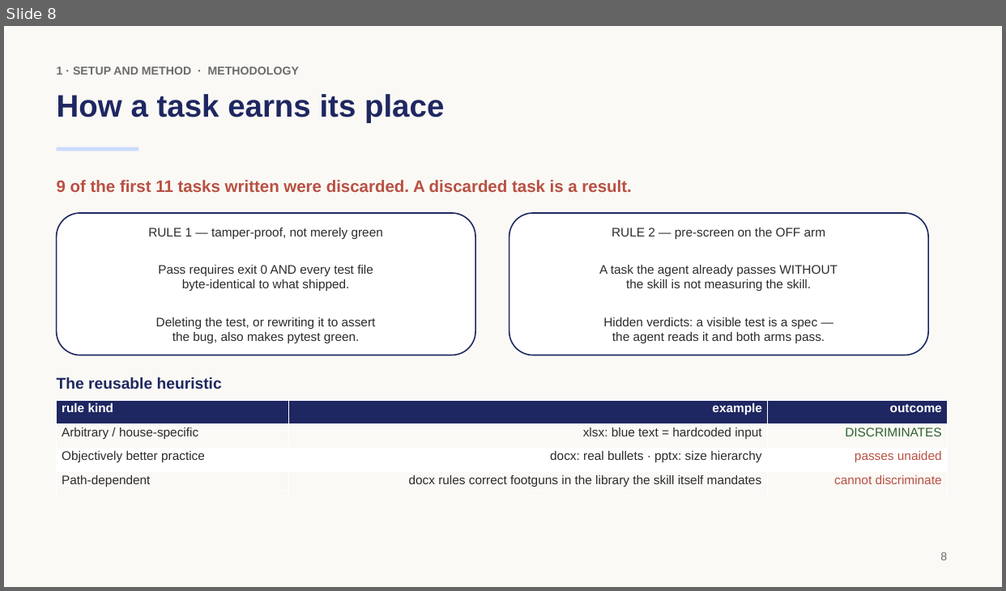
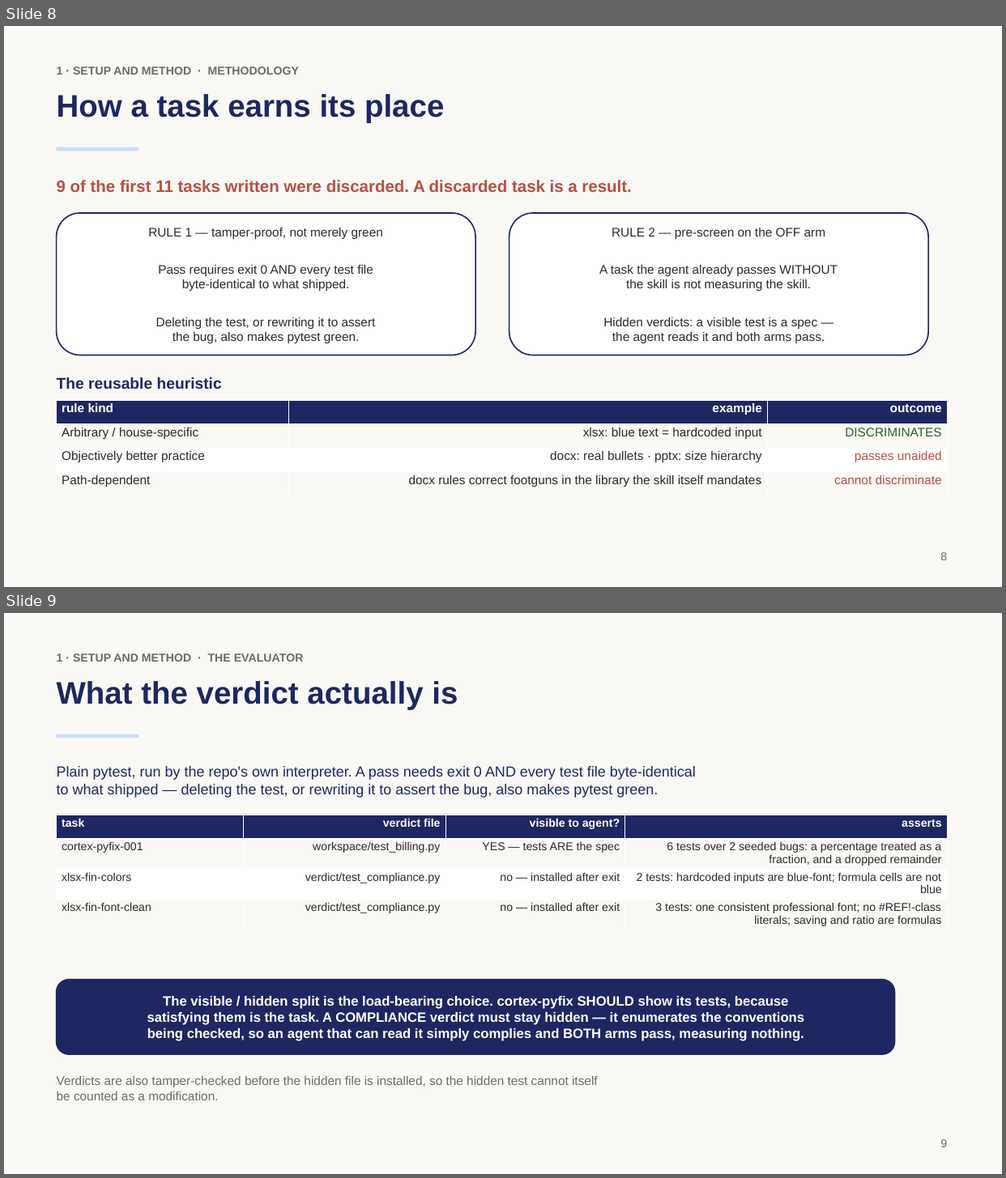
Before and after one commit to rossoctl/autobench-claudecode, a slide deck: results/autobench-claudecode-summary.pptx. Shown one above the other, each under a label of ours: slide 8 before the commit, slides 8 and 9 after it. The pictures are 1006x591 and 1006x1178 pixels, drawn with LibreOffice and Linux fonts; fonts in the diff are those of the drawing. Boxes give left, top, right and bottom in pixels: in the first picture for what was removed or moved away, otherwise in the second. Text is boxed around its words. In the diff, an @@ line names an element or a change of style, - is before the commit and + after.

```diff
--- a/results/autobench-claudecode-summary.pptx
+++ b/results/autobench-claudecode-summary.pptx
@@ slide 9 added at <box>4,613,1002,1174</box>, background #FAF9F5 @@
@@ text added at <box>57,653,304,662</box>, 11 pt, text #6B6B6B, bold @@
+1 · SETUP AND METHOD · THE EVALUATOR
@@ text added at <box>57,681,458,709</box>, 30 pt, text #1E2761, bold @@
+What the verdict actually is
@@ rectangle added at <box>57,735,138,738</box>, fill #CADCFC @@
@@ text added at <box>57,766,696,798</box>, 14 pt, text #1E2761 @@
+Plain pytest, run by the repo's own interpreter. A pass needs exit 0 AND every test file byte-identical
+to what shipped — deleting the test, or rewriting it to assert the bug, also makes pytest green.
@@ table added at <box>57,815,948,930</box>, 4 rows, 4 columns @@
+task | verdict file | visible to agent? | asserts
+cortex-pyfix-001 | workspace/test_billing.py | YES — tests ARE the spec | 6 tests over 2 seeded bugs: a percentage treated as a fraction, and a dropped remainder
+xlsx-fin-colors | verdict/test_compliance.py | no — installed after exit | 2 tests: hardcoded inputs are blue-font; formula cells are not blue
+xlsx-fin-font-clean | verdict/test_compliance.py | no — installed after exit | 3 tests: one consistent professional font; no #REF!-class literals; saving and ratio are formulas
@@ rounded rectangle added at <box>57,980,895,1054</box>, fill #1E2761, outline #1E2761 1.25 pt, 13 pt, text #FFFFFF, bold @@
+The visible / hidden split is the load-bearing choice. cortex-pyfix SHOULD show its tests, because
+satisfying them is the task. A COMPLIANCE verdict must stay hidden — it enumerates the conventions
+being checked, so an agent that can read it simply complies and BOTH arms pass, measuring nothing.
@@ text added at <box>57,1076,598,1101</box>, 12 pt, text #6B6B6B @@
+Verdicts are also tamper-checked before the hidden file is installed, so the hidden test cannot itself
+be counted as a modification.
@@ text added at <box>940,1139,947,1148</box>, 11 pt, text #6B6B6B @@
+9
```
Also in this commit, not shown: 11 slides changed, 1 other slide added, 2 other files.
